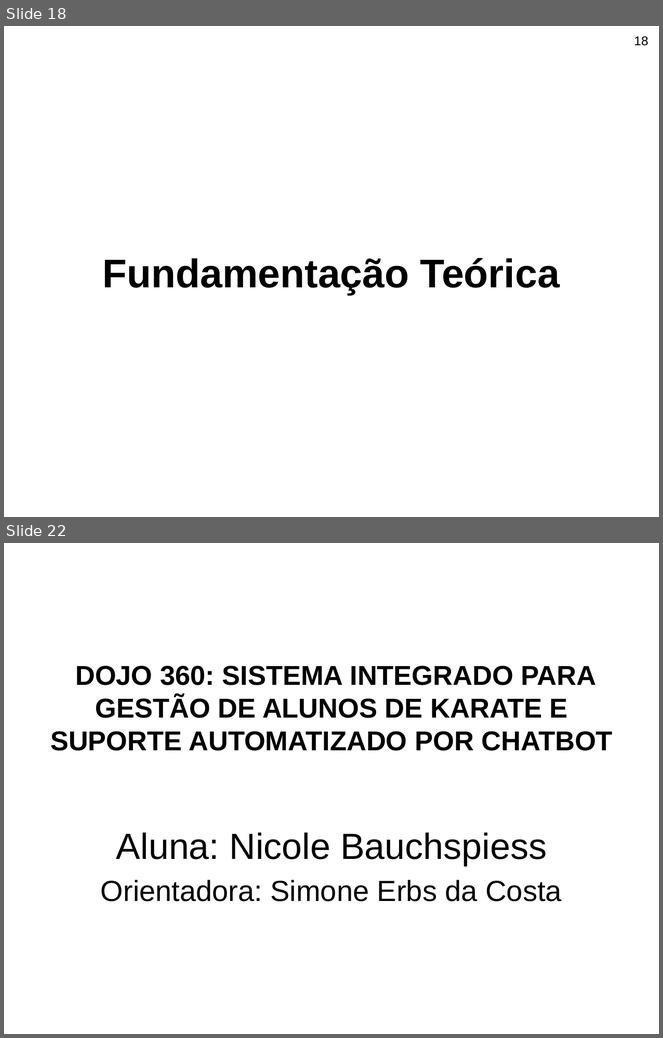
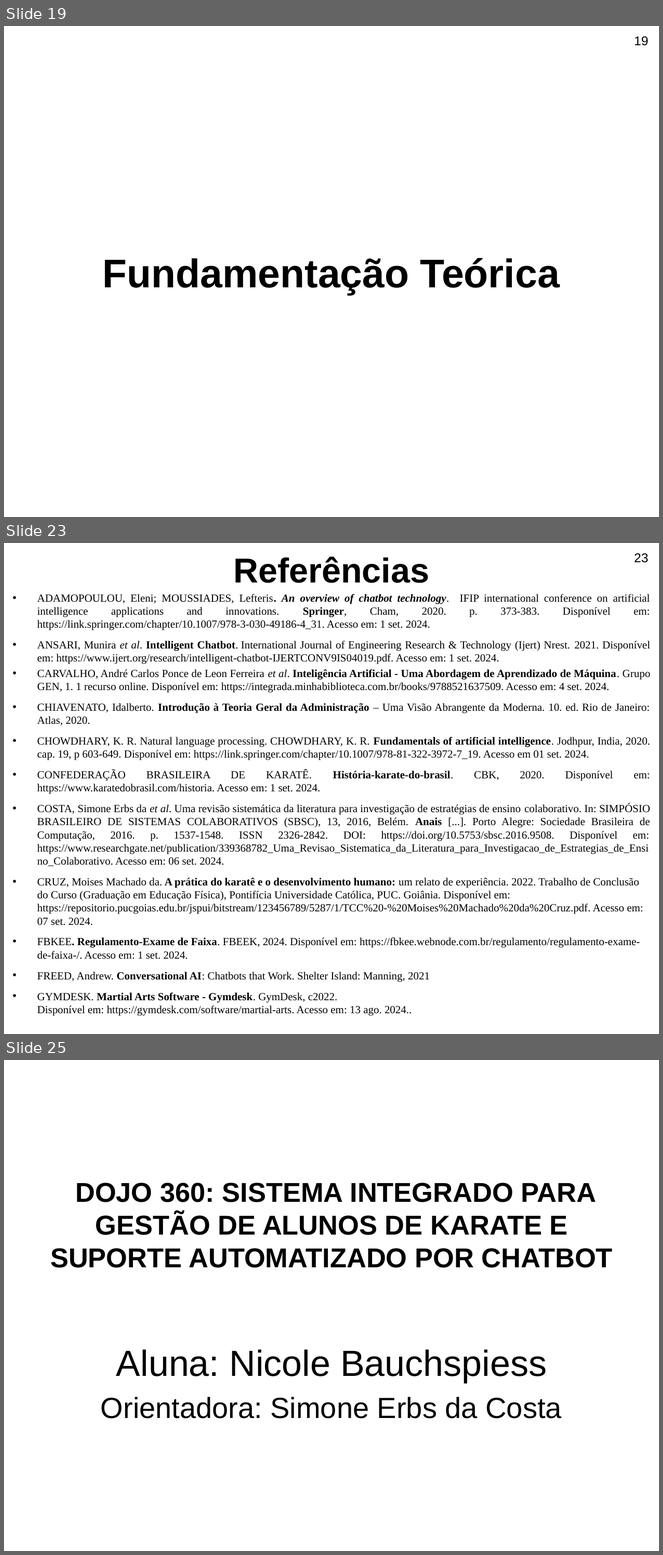
Before and after one commit to nicole-bauchspiess/TCC1, a slide deck: Apresentação Pré-projeto-BCC - Copia.pptx. Shown one above the other, each under a label of ours: slides 18 and 22 before the commit, slides 19, 23 and 25 after it; the slides between them are not shown. The pictures are 663x1038 and 663x1555 pixels, drawn with LibreOffice and Linux fonts; fonts in the diff are those of the drawing; background and template pictures are left out. Boxes give left, top, right and bottom in pixels: in the first picture for what was removed or moved away, otherwise in the second. Text is boxed around its words. In the diff, an @@ line names an element or a change of style, - is before the commit and + after.

```diff
--- a/Apresentação Pré-projeto-BCC - Copia.pptx
+++ b/Apresentação Pré-projeto-BCC - Copia.pptx
@@ slide 23 added at (4,543,659,1034), background picture (left out) @@
@@ title added at (233,557,429,583), 38 pt, text #000000, bold @@
+Referências
@@ page number added at (634,553,648,563), 14 pt, text #000000 @@
+23
@@ text added at (37,594,651,982), 12 pt, text #000000 @@
+• ADAMOPOULOU, Eleni; MOUSSIADES, Lefteris. An overview of chatbot technology. IFIP international conference on artificial intelligence applications and innovations. Springer, Cham, 2020. p. 373-383. Disponível em: https://link.springer.com/chapter/10.1007/978-3-030-49186-4_31. Acesso em: 1 set. 2024.
+• ANSARI, Munira et al. Intelligent Chatbot. International Journal of Engineering Research & Technology (Ijert) Nrest. 2021. Disponível em: https://www.ijert.org/research/intelligent-chatbot-IJERTCONV9IS04019.pdf. Acesso em: 1 set. 2024.
+• CARVALHO, André Carlos Ponce de Leon Ferreira et al. Inteligência Artificial - Uma Abordagem de Aprendizado de Máquina. Grupo GEN, 1. 1 recurso online. Disponível em: https://integrada.minhabiblioteca.com.br/books/9788521637509. Acesso em: 4 set. 2024.
+• CHIAVENATO, Idalberto. Introdução à Teoria Geral da Administração – Uma Visão Abrangente da Moderna. 10. ed. Rio de Janeiro: Atlas, 2020.
+• CHOWDHARY, K. R. Natural language processing. CHOWDHARY, K. R. Fundamentals of artificial intelligence. Jodhpur, India, 2020. cap. 19, p 603-649. Disponível em: https://link.springer.com/chapter/10.1007/978-81-322-3972-7_19. Acesso em 01 set. 2024.
+• ‌CONFEDERAÇÃO BRASILEIRA DE KARATÊ. História-karate-do-brasil. CBK, 2020. Disponível em: https://www.karatedobrasil.com/historia. Acesso em: 1 set. 2024.
+• COSTA, Simone Erbs da et al. Uma revisão sistemática da literatura para investigação de estratégias de ensino colaborativo. In: SIMPÓSIO BRASILEIRO DE SISTEMAS COLABORATIVOS (SBSC), 13, 2016, Belém. Anais [...]. Porto Alegre: Sociedade Brasileira de Computação, 2016. p. 1537-1548. ISSN 2326-2842. DOI: https://doi.org/10.5753/sbsc.2016.9508. Disponível em: https://www.researchgate.net/publication/339368782_Uma_Revisao_Sistematica_da_Literatura_para_Investigacao_de_Estrategias_de_Ensino_Colaborativo. Acesso em: 06 set. 2024.
+• CRUZ, Moises Machado da. A prática do karatê e o desenvolvimento humano: um relato de experiência. 2022. Trabalho de Conclusão do Curso (Graduação em Educação Física), Pontifícia Universidade Católica, PUC. Goiânia. Disponível em: https://repositorio.pucgoias.edu.br/jspui/bitstream/123456789/5287/1/TCC%20-%20Moises%20Machado%20da%20Cruz.pdf. Acesso em: 07 set. 2024.
+• FBKEE. Regulamento-Exame de Faixa. FBEEK, 2024. Disponível em: https://fbkee.webnode.com.br/regulamento/regulamento-exame-de-faixa-/. Acesso em: 1 set. 2024.
+• FREED, Andrew. Conversational AI: Chatbots that Work. Shelter Island: Manning, 2021
+• GYMDESK. Martial Arts Software - Gymdesk. GymDesk, c2022. Disponível em: https://gymdesk.com/software/martial-arts. Acesso em: 13 ago. 2024..
@@ what was slide 18 is now slide 19 @@
@@ page number at (634,36,648,46): text changed @@
-18
+19
@@ what was slide 22 is now slide 25 @@
```
Also in this commit, not shown: 7 slides changed, 2 other slides added, 11 other files.
